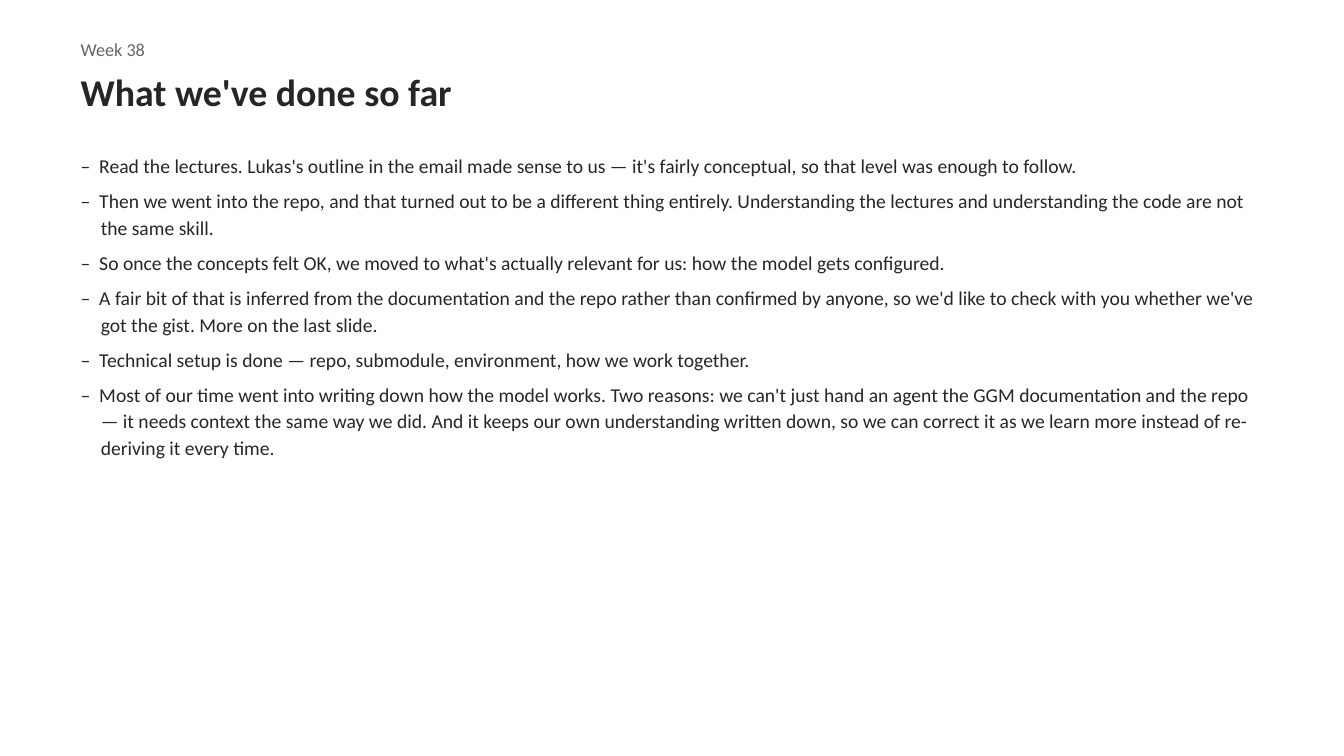
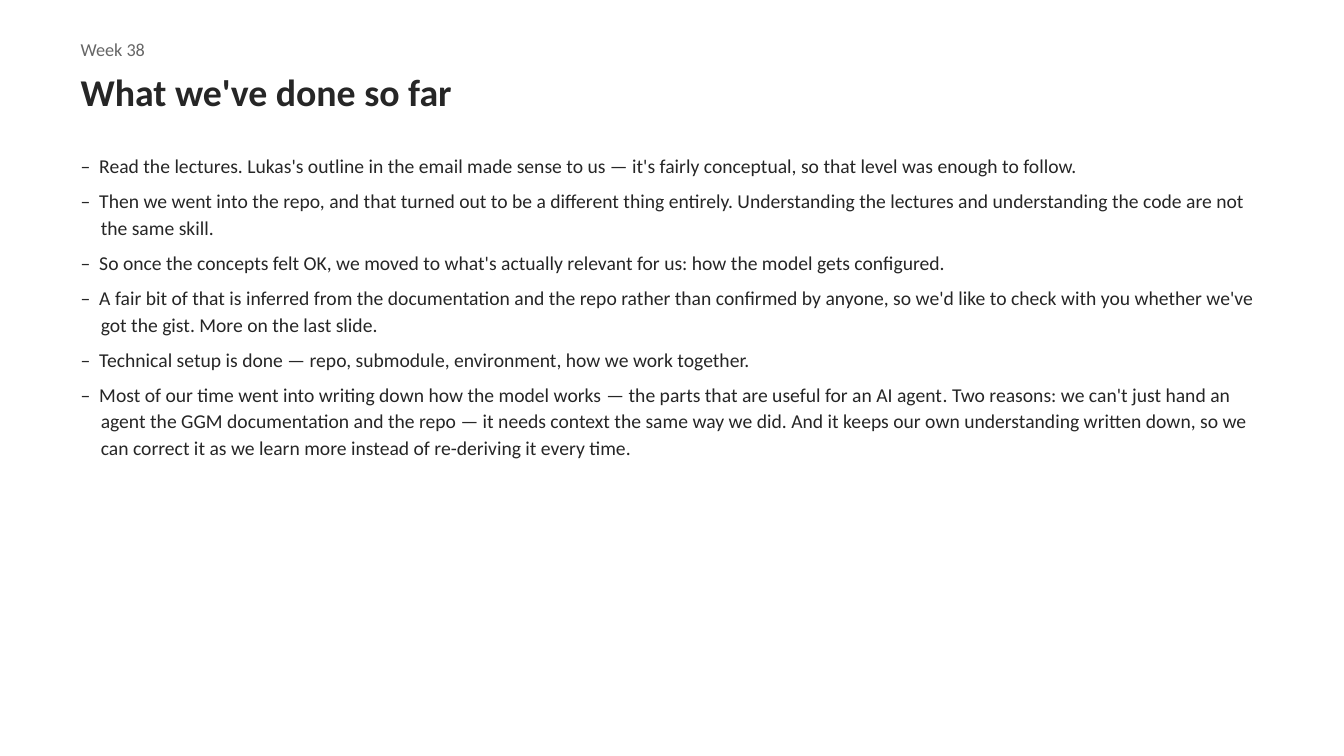
Before and after one commit to jorgenholt/GGM-agents, a slide deck: slide 1 of supervisor-meetings/week38-supervisor-meeting-notes.pptx. Drawn at 1344x756 pixels with LibreOffice and Linux fonts; fonts in the diff are those of the drawing. Boxes give left, top, right and bottom in pixels: in the first picture for what was removed or moved away, otherwise in the second. Text is boxed around its words. In the diff, an @@ line names an element or a change of style, - is before the commit and + after.

```diff
--- a/supervisor-meetings/week38-supervisor-meeting-notes.pptx
+++ b/supervisor-meetings/week38-supervisor-meeting-notes.pptx
@@ text at (99,388,1247,459): text changed @@
-– Most of our time went into writing down how the model works. Two reasons: we can't just hand an agent the GGM documentation and the repo — it needs context the same way we did. And it keeps our own understanding written down, so we can correct it as we learn more instead of re-deriving it every time.
+– Most of our time went into writing down how the model works — the parts that are useful for an AI agent. Two reasons: we can't just hand an agent the GGM documentation and the repo — it needs context the same way we did. And it keeps our own understanding written down, so we can correct it as we learn more instead of re-deriving it every time.
```
